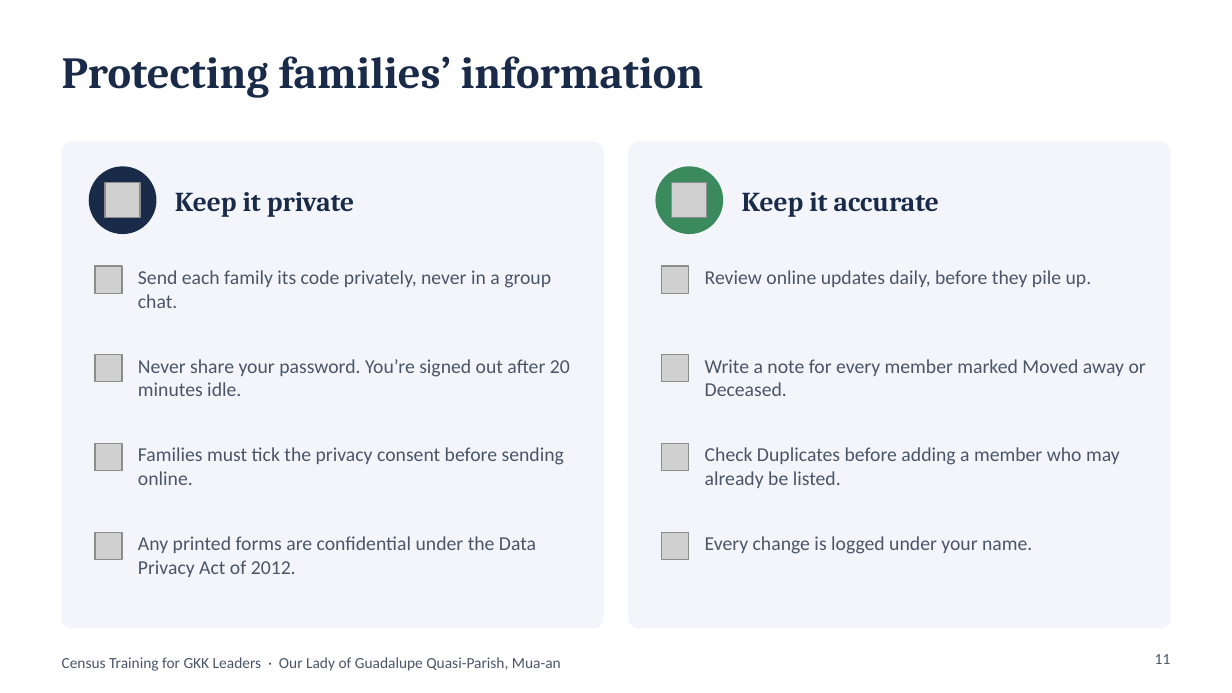
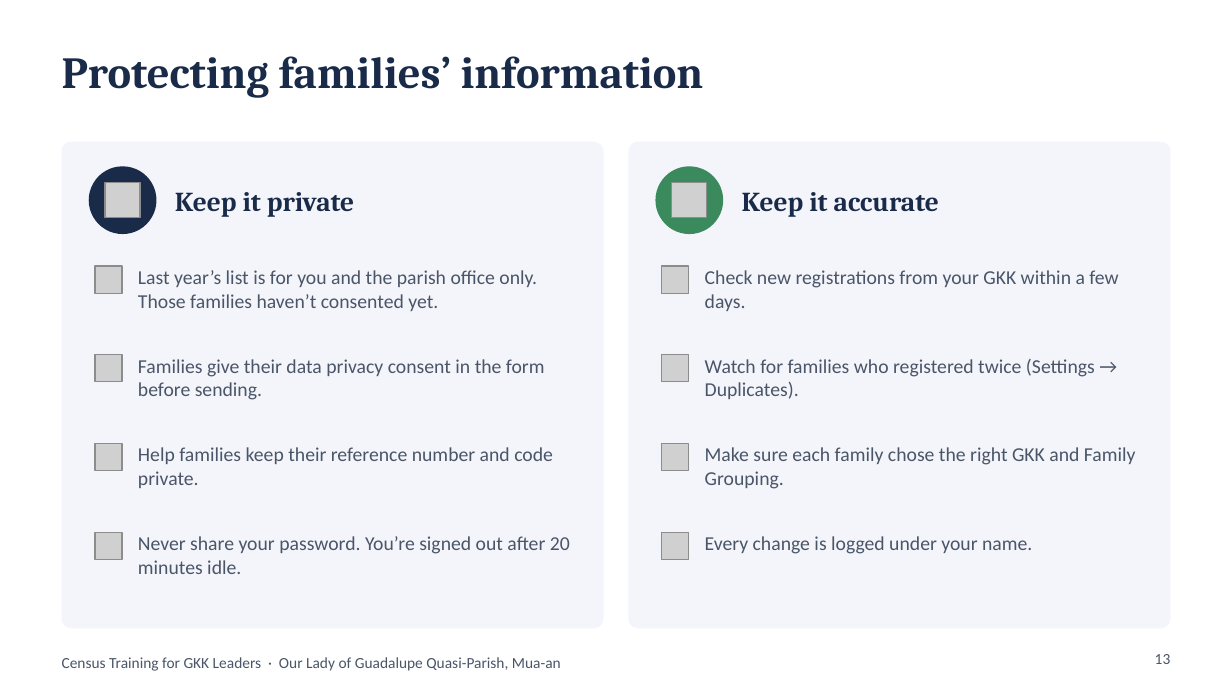
Before and after one commit to DaveenDev/parish-members-registry, a slide deck: slide 13 of docs/GKK-Leaders-Census-Training.pptx (slide 11 before the commit). Drawn at 1232x693 pixels with LibreOffice and Linux fonts; fonts in the diff are those of the drawing; grey boxes stand for pictures. Boxes give left, top, right and bottom in pixels: in the first picture for what was removed or moved away, otherwise in the second. Text is boxed around its words. In the diff, an @@ line names an element or a change of style, - is before the commit and + after.

```diff
--- a/docs/GKK-Leaders-Census-Training.pptx
+++ b/docs/GKK-Leaders-Census-Training.pptx
@@ text at (x1=138, y1=270, x2=537, y2=311): text changed @@
-Send each family its code privately, never in a group chat.
+Last year’s list is for you and the parish office only. Those families haven’t consented yet.
@@ text at (x1=705, y1=270, x2=1118, y2=311): text changed @@
-Review online updates daily, before they pile up.
+Check new registrations from your GKK within a few days.
@@ text at (x1=138, y1=359, x2=545, y2=400): text changed @@
-Never share your password. You’re signed out after 20 minutes idle.
+Families give their data privacy consent in the form before sending.
@@ text at (x1=705, y1=359, x2=1095, y2=399): text changed @@
-Write a note for every member marked Moved away or Deceased.
+Watch for families who registered twice (Settings → Duplicates).
@@ text at (x1=138, y1=447, x2=553, y2=488): text changed @@
-Families must tick the privacy consent before sending online.
+Help families keep their reference number and code private.
@@ text at (x1=705, y1=447, x2=1136, y2=489): text changed @@
-Check Duplicates before adding a member who may already be listed.
+Make sure each family chose the right GKK and Family Grouping.
@@ text at (x1=138, y1=536, x2=570, y2=574): text changed @@
-Any printed forms are confidential under the Data Privacy Act of 2012.
+Never share your password. You’re signed out after 20 minutes idle.
@@ page number at (x1=1155, y1=654, x2=1171, y2=664): text changed @@
-11
+13
```
Also in this commit, not shown: 9 other slides changed, 5 slides added, 3 slides removed.
